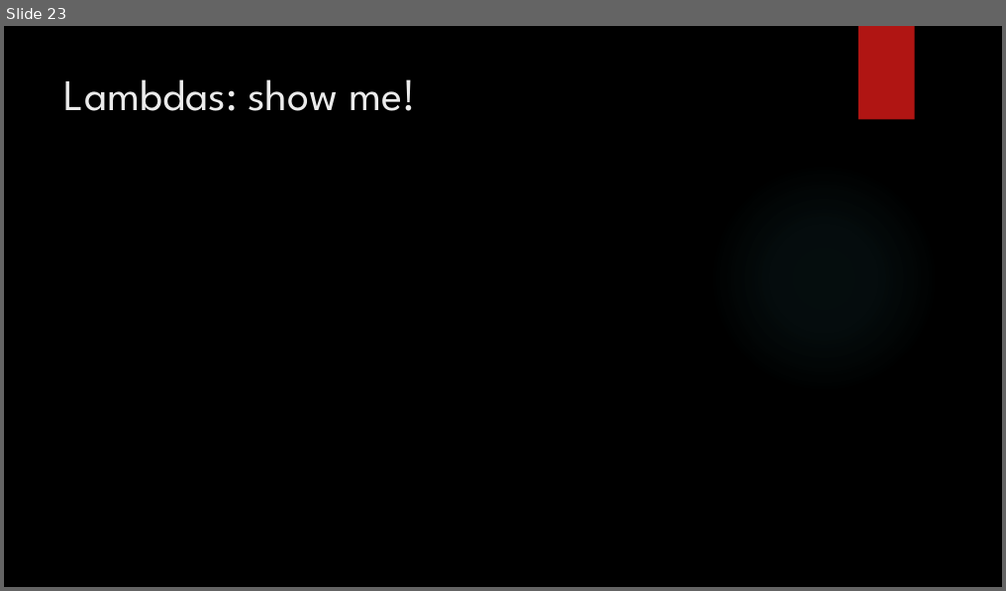
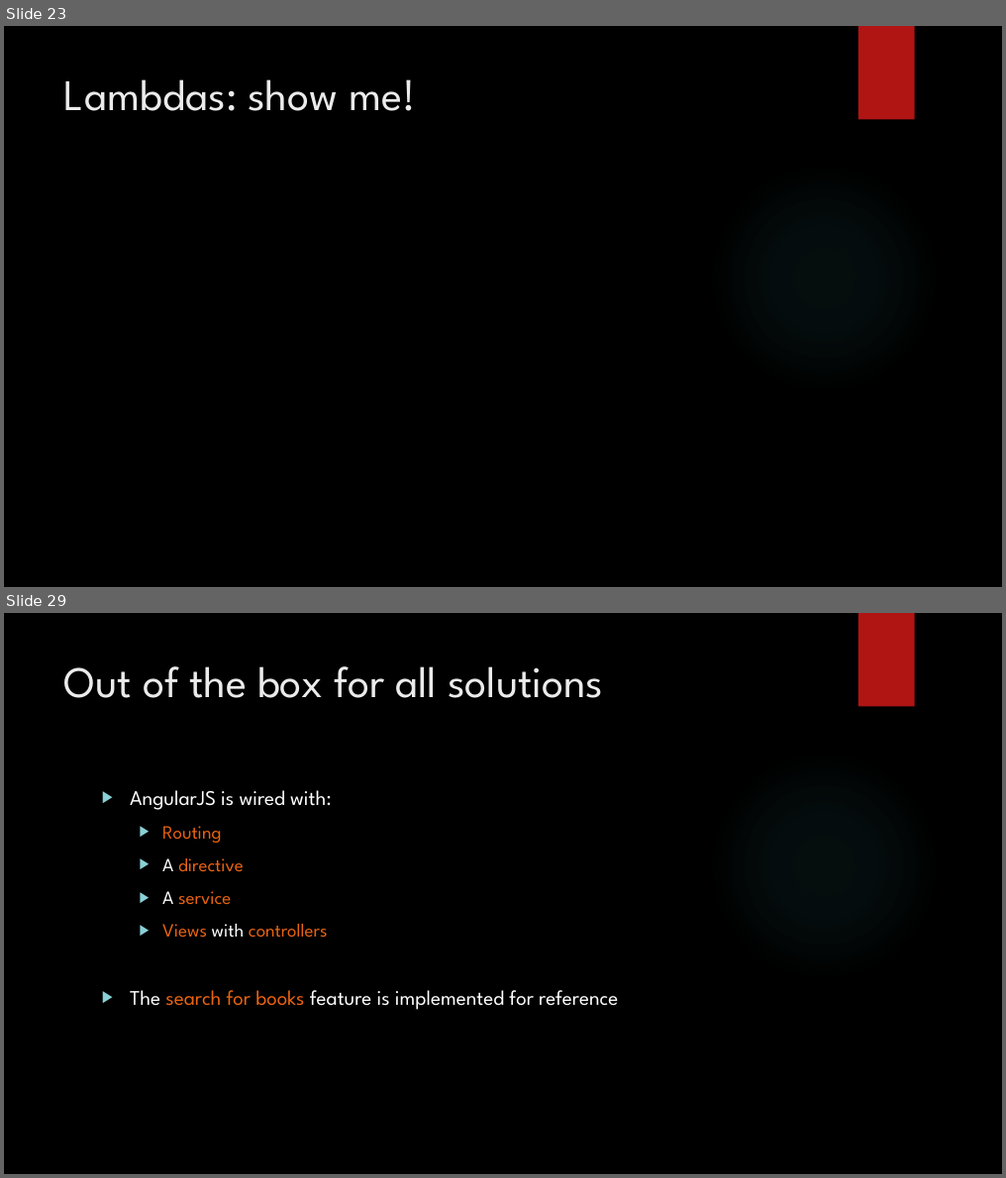
Before and after one commit to bouvet-openlab/typescript-angular-workshop, a slide deck: TypeScript.pptx. Shown one above the other, each under a label of ours: slide 23 before the commit, slides 23 and 29 after it; the slides between them are not shown. The pictures are 1006x591 and 1006x1178 pixels, drawn with LibreOffice and Linux fonts; fonts in the diff are those of the drawing; background and template pictures are left out. Boxes give left, top, right and bottom in pixels: in the first picture for what was removed or moved away, otherwise in the second. Text is boxed around its words. In the diff, an @@ line names an element or a change of style, - is before the commit and + after.

```diff
--- a/TypeScript.pptx
+++ b/TypeScript.pptx
@@ slide 29 added at [4, 613, 1002, 1174], background picture (left out); not listed: 2 template elements that a slide beside it also shows @@
@@ title added at [64, 666, 603, 698], 42 pt, text #EBEBEB @@
+Out of the box for all solutions
@@ text added at [130, 790, 618, 1010], 20 pt, text #FFFFFF @@
+▶ AngularJS is wired with:
+  ▶ Routing
+  ▶ A directive
+  ▶ A service
+  ▶ Views with controllers
+▶ The search for books feature is implemented for reference
```
Also in this commit, not shown: 1 slide changed, 7 other slides added, 1 slide removed.
